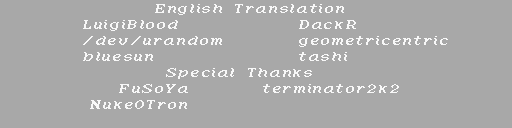
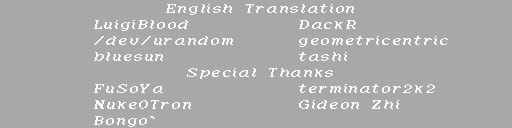
Before/after of a 512 × 128 layered artwork. What changed in the layer stack:
renamed "English Translation LuigiBlood DackR /dev/urandom geo" to "English Translation LuigiBlood DackR /dev/urandom ge", painted on it over [left=83, top=4, right=435, bottom=127]
